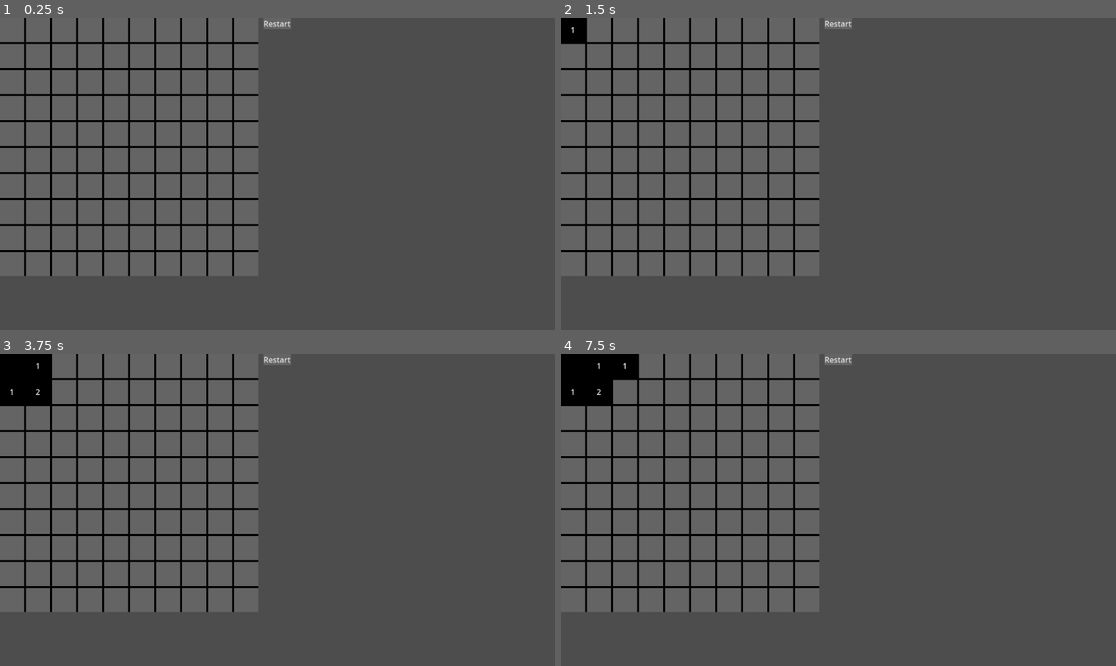
Above: before the commit, frames 1-4 (two rows, left to right).
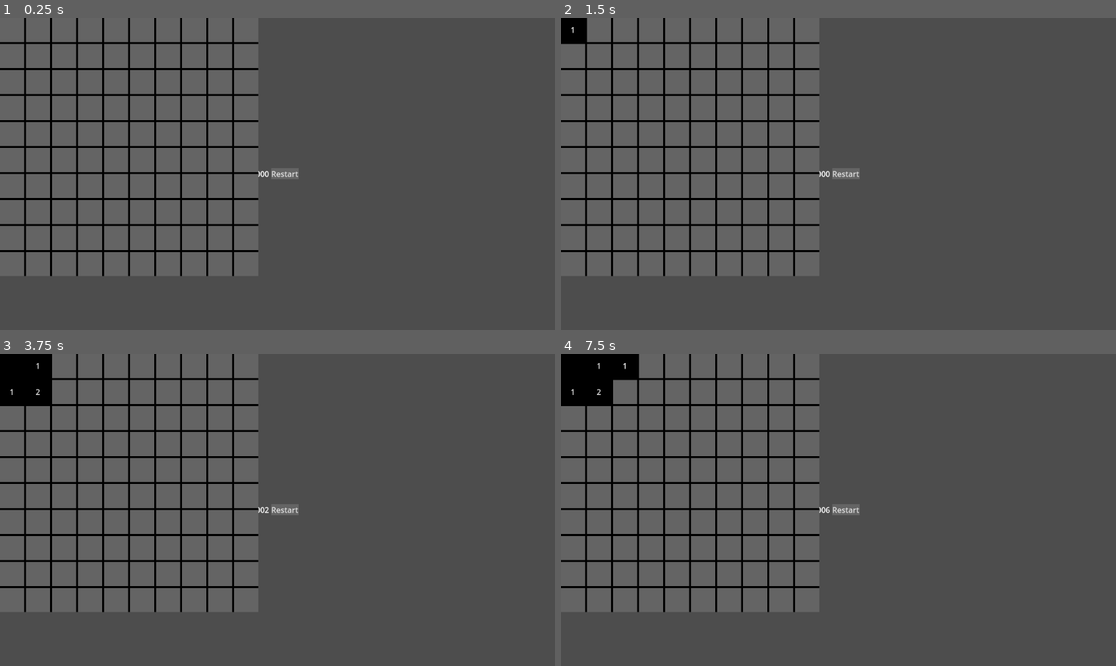
Above: after the commit, the same moments.

Repository: Vorgenstad/minesweeper
Game: Godot game, scene res://scenes/game/game.tscn
The game is run twice, just before and just after one commit, with the same random seed, the same clock (stepped at 60 frames per second) and the same inputs.
Inputs (mouse positions are in pixels of both pictures, inside the frame that each line leads up to):
- Up to frame 1 (0.25 s): no input
- Up to frame 2 (1.5 s): click "Restart" at 0.5 s; click (572, 30) at 1.27 s
- Up to frame 3 (3.75 s): click "Restart" at 2 s; click "Restart" at 2.75 s; click (11, 366) at 3.52 s
- Up to frame 4 (7.5 s): click "1" at 4.25 s; click "2" at 5 s; click (572, 366) at 5.77 s; click "1" at 6.5 s; click (627, 366) at 7.27 s

The runs differ from the first frame. In frame 1, 0.2% of the frame differs, in the area x 46-54%, y 0-52%; in frame 2, 0.2%; in frame 3, 0.2%; in frame 4, 0.2%.

Commit message:
Added time label

Diff:
--- a/scenes/game/game.gd
+++ b/scenes/game/game.gd
@@ -7,8 +7,10 @@
 @export var columns: int = 10
 @export var bombs: int = 20
 
+
 var _board: Board
 var _empty_cells = rows * columns - bombs
+var _started := false
 
 func _ready() -> void:
 	_board = board_scene.instantiate()
@@ -25,6 +27,10 @@
 	print("Game Over!")
 
 func _on_board_empty_cell_pressed() -> void:
+	if not _started:
+		_started = true
+		%TopBar.start_timer()
+
 	_empty_cells -= 1
 
 	if _empty_cells == 0:
--- a/scenes/game/game.tscn
+++ b/scenes/game/game.tscn
@@ -18,5 +18,7 @@
 alignment = 1
 
 [node name="TopBar" parent="Container" instance=ExtResource("3_0sr1o")]
+unique_name_in_owner = true
+layout_mode = 2
 
 [connection signal="restart_actioned" from="Container/TopBar" to="." method="_on_top_bar_restart_actioned"]
--- /dev/null
+++ b/scenes/top_bar/time.gd
@@ -0,0 +1,13 @@
+extends Label
+
+var time := 0
+
+func _ready() -> void:
+	text = str(time).pad_zeros(3)
+
+func start() -> void:
+	%Timer.start()
+
+func _on_timer_timeout() -> void:
+	time += 1
+	text = str(time).pad_zeros(3)
--- /dev/null
+++ b/scenes/top_bar/time.tscn
@@ -0,0 +1,12 @@
+[gd_scene load_steps=2 format=3 uid="uid://cq7temj0db75a"]
+
+[ext_resource type="Script" uid="uid://jtm4l045bp0x" path="res://scenes/top_bar/time.gd" id="1_vfjee"]
+
+[node name="Time" type="Label"]
+text = "000"
+script = ExtResource("1_vfjee")
+
+[node name="Timer" type="Timer" parent="."]
+unique_name_in_owner = true
+
+[connection signal="timeout" from="Timer" to="." method="_on_timer_timeout"]
--- a/scenes/top_bar/top_bar.gd
+++ b/scenes/top_bar/top_bar.gd
@@ -1,6 +1,9 @@
-extends CanvasLayer
+extends HBoxContainer
 
 signal restart_actioned
 
+func start_timer() -> void:
+	%Time.start()
+
 func _on_restart_button_pressed() -> void:
 	restart_actioned.emit()
--- a/scenes/top_bar/top_bar.tscn
+++ b/scenes/top_bar/top_bar.tscn
@@ -1,21 +1,24 @@
-[gd_scene load_steps=2 format=3 uid="uid://4qk7gijraocq"]
+[gd_scene load_steps=3 format=3 uid="uid://4qk7gijraocq"]
 
 [ext_resource type="Script" uid="uid://ghrdr2ek5idv" path="res://scenes/top_bar/top_bar.gd" id="1_3ftgv"]
+[ext_resource type="PackedScene" uid="uid://cq7temj0db75a" path="res://scenes/top_bar/time.tscn" id="2_e8je8"]
 
-[node name="TopBar" type="CanvasLayer"]
-script = ExtResource("1_3ftgv")
-
-[node name="Container" type="HBoxContainer" parent="."]
-unique_name_in_owner = true
+[node name="TopBar" type="HBoxContainer"]
+layout_direction = 2
 anchors_preset = 10
 anchor_right = 1.0
 offset_bottom = 23.0
 grow_horizontal = 2
 size_flags_vertical = 0
 alignment = 1
+script = ExtResource("1_3ftgv")
 
-[node name="RestartButton" type="Button" parent="Container"]
+[node name="Time" parent="." instance=ExtResource("2_e8je8")]
+unique_name_in_owner = true
+layout_mode = 2
+
+[node name="RestartButton" type="Button" parent="."]
 layout_mode = 2
 text = "Restart"
 
-[connection signal="pressed" from="Container/RestartButton" to="." method="_on_restart_button_pressed"]
+[connection signal="pressed" from="RestartButton" to="." method="_on_restart_button_pressed"]
Not shown, added: scenes/top_bar/time.gd.uid
